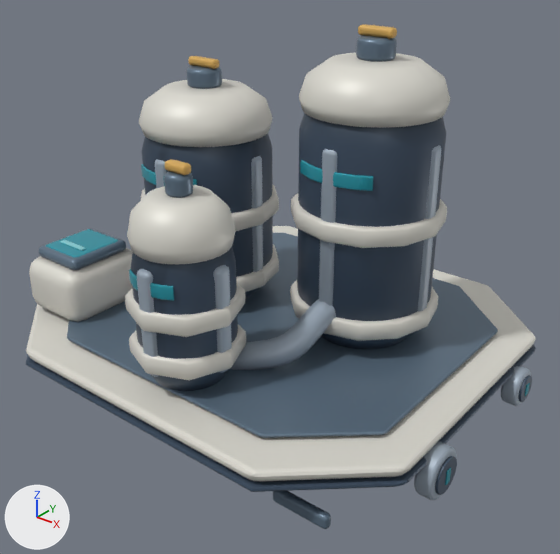
Renders of the glTF model space-battleship/assets/galaxy/v3/buildings/heavy_element_refinery/heavy_element_refinery_lv2.glb from each side of a commit.
One viewpoint serves both versions: a camera (50 mm lens) standing at (6.2, -7.64, 6.27) and looking at (0.29, -0.26, 1.69). Lighting does not change. The marker at lower left points along +X, +Y and +Z. The older version comes first. Where no turn or scale is listed for an object, it has been applied to the vertices. Vertices at exactly the same position are counted once.

In view in the first picture: 'Structure'.
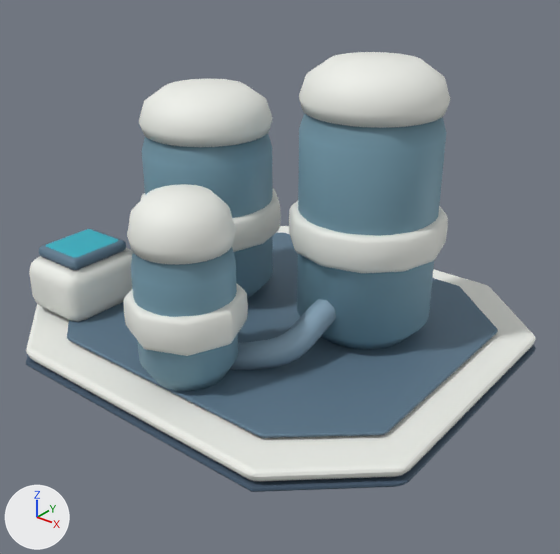
Changed parts and their boxes (x1, y1, x2, y2) in the pictures (560 x 554 px; the box of a moved part takes in the faces that stretch with it):
'Structure', reshaped (13% shorter): before (26, 24, 536, 529); after (26, 52, 536, 492)
part 1 of me_floatingnavyhull_011, rebuilt (31% taller): before (141, 184, 279, 232); after (140, 189, 281, 252)
part 2 of me_floatingnavyhull_011, rebuilt (30% taller): before (291, 193, 447, 248); after (289, 201, 448, 273)
part 3 of me_floatingnavyhull_011, deleted: before (60, 24, 532, 529)
part 4 of me_floatingnavyhull_011, moved or reshaped: before (125, 282, 246, 337); after (123, 283, 248, 356)
part 5 of me_floatingnavyhull_011, recoloured: (26, 53, 536, 492) in both
part 6 of me_floatingnavyhull_011, recoloured (lighter): (131, 113, 446, 391) in both

Edits to the bpy script that builds the scene:
```text
Add mat_galaxytoonpressure:
    mat_galaxytoonpressure = bpy.data.materials.new('GalaxyToonPressure')
    mat_galaxytoonpressure.use_nodes = True; mat_galaxytoonpressure.node_tree.nodes.clear()
    _N = mat_galaxytoonpressure.node_tree.nodes; _L = mat_galaxytoonpressure.node_tree.links
    n0 = _N.new('ShaderNodeBsdfPrincipled'); n0.name = 'Principled BSDF'
    n0.inputs[1].default_value = 0.1  # 'Metallic'
    n0.inputs[2].default_value = 0.58  # 'Roughness'
    n1 = _N.new('ShaderNodeOutputMaterial'); n1.name = 'Material Output'
    n2 = _N.new('ShaderNodeVertexColor'); n2.name = 'Color Attribute'
    _L.new(n0.outputs[0], n1.inputs[0])  # 'BSDF' to 'Surface'
    _L.new(n2.outputs[0], n0.inputs[0])  # 'Color' to 'Base Color'
Change me_floatingnavyhull_011:
    used by ob_structure; location = (0.0, 0.0, 0.0)
    remove me_floatingnavyhull_011.from_pydata(...)  # 7120 vertices, 13984 faces; spans x -3.39..3.39, y -2.85..2.85, z 0.0..4.95
    add me_floatingnavyhull_011.from_pydata(...)  # 2380 vertices, 4672 faces; spans x -3.2..3.2, y -2.85..2.85, z 0.0..4.6
    me_floatingnavyhull_011 part 1: the loose piece of 156 vertices spanning x -2.24..-0.21, y -1.01..1.01, z 2.23..2.49 is rebuilt with 156 vertices and now spans x -2.26..-0.18, y -1.04..1.04, z 1.94..2.42
    me_floatingnavyhull_011 part 2: the loose piece of 144 vertices spanning x 0.2..2.2, y -0.59..1.42, z 2.54..2.8 is rebuilt with 144 vertices and now spans x 0.17..2.23, y -0.61..1.45, z 2.21..2.69
    me_floatingnavyhull_011 part 3: 39 loose pieces with 4740 vertices, spanning x -3.39..3.39, y -2.62..1.42, z 0.09..4.95, are deleted
    me_floatingnavyhull_011 part 4
    92 vertices are removed from x -0.54..0.88, y -2.62..-1.19, z 1.85..2.11
    192 faces are deleted
    92 vertices are added at x -0.57..0.91, y -2.65..-1.17, z 1.6..2.08
    192 new faces join them, mat_galaxytoonarmor
    me_floatingnavyhull_011 part 5: 3904 kept faces spanning x -3.2..3.2, y -2.85..2.85, z 0.0..4.6 get new vertex colours
    me_floatingnavyhull_011 part 6: 1080 faces spanning x -2.13..2.1, y -2.52..1.32, z 0.93..4.35 switch from mat_galaxytoonnavy to mat_galaxytoonpressure
    remove me_floatingnavyhull_011.materials.append(mat_galaxytoonmark)
    remove me_floatingnavyhull_011.materials.append(mat_galaxytoonreflection)
```
